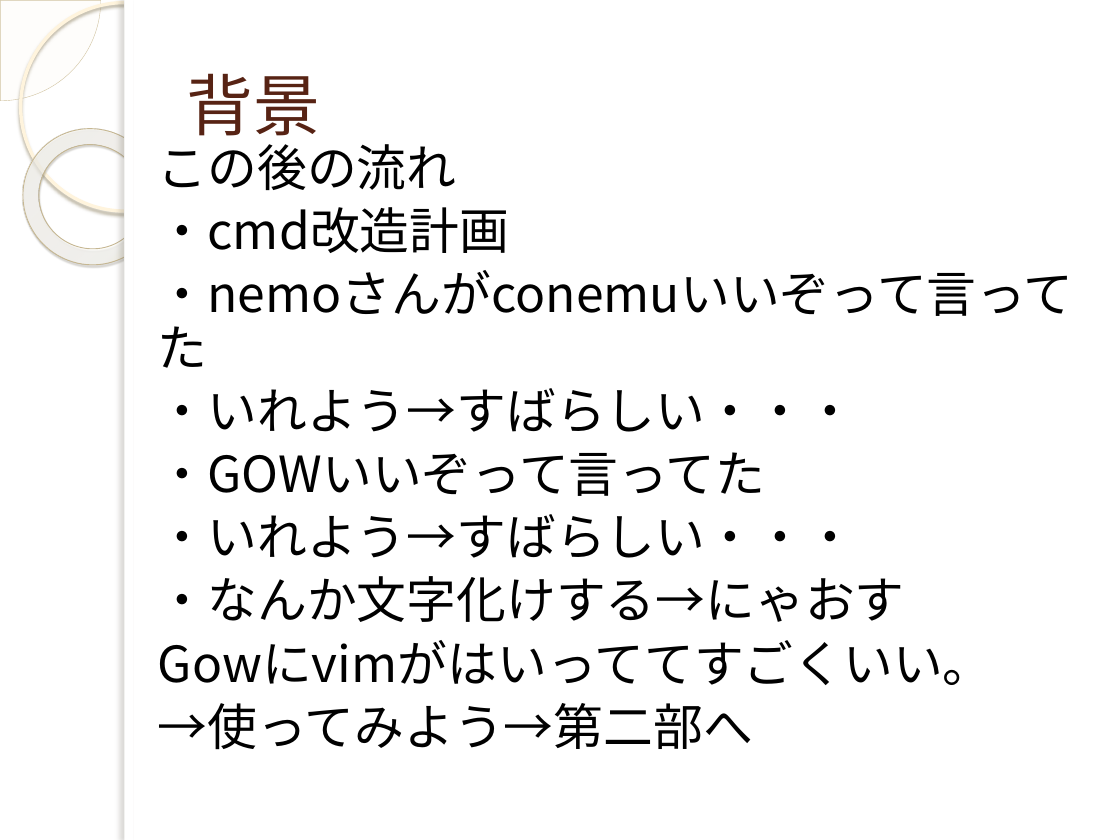
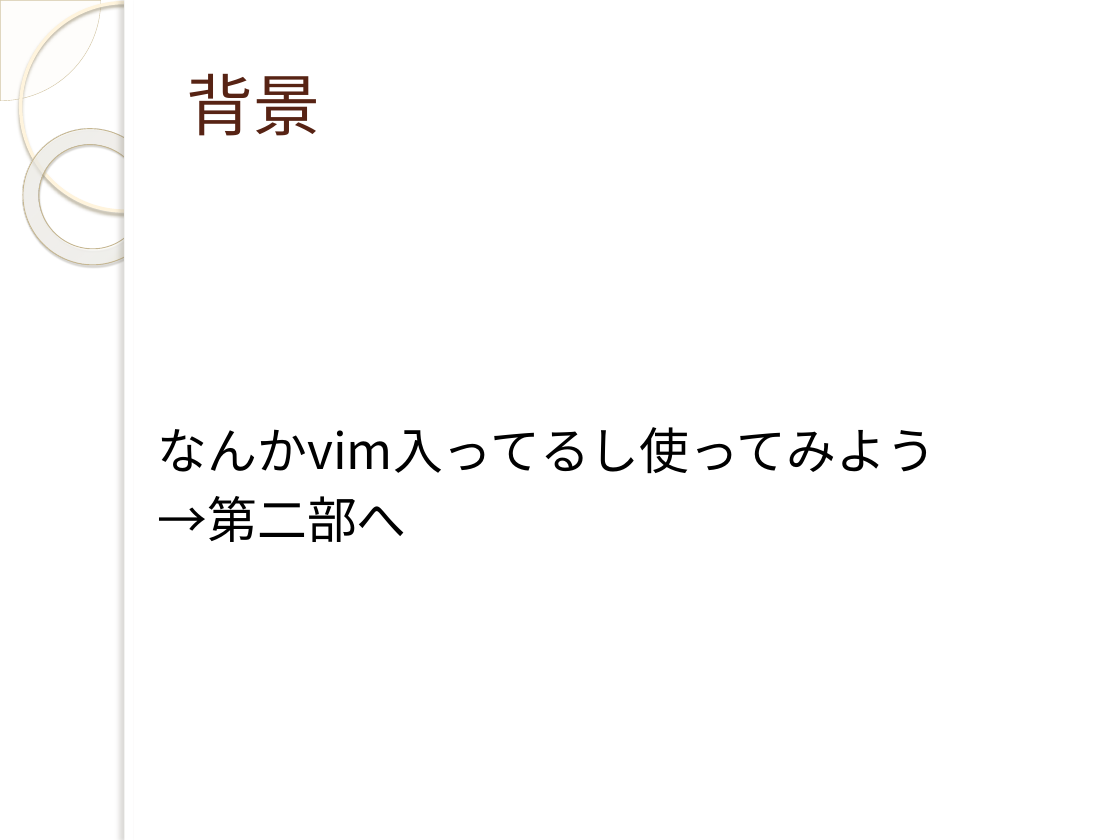
Before and after one commit to yuridonus/FEstudy, a slide deck: slide 14 of vimmer.pptx. Drawn at 1120x840 pixels with LibreOffice and Linux fonts; fonts in the diff are those of the drawing; background and template pictures are left out. Boxes give left, top, right and bottom in pixels: in the first picture for what was removed or moved away, otherwise in the second. Text is boxed around its words. In the diff, an @@ line names an element or a change of style, - is before the commit and + after.

```diff
--- a/vimmer.pptx
+++ b/vimmer.pptx
@@ text at box(158, 427, 936, 542): text changed @@
-この後の流れ
-・cmd改造計画
-・nemoさんがconemuいいぞって言ってた
-・いれよう→すばらしい・・・
-・GOWいいぞって言ってた
-・いれよう→すばらしい・・・
-・なんか文字化けする→にゃおす
-Gowにvimがはいっててすごくいい。
-→使ってみよう→第二部へ
+なんかvim入ってるし使ってみよう
+→第二部へ
```
Also in this commit, not shown: 5 other slides changed, 8 slides added, 2 slides removed.
